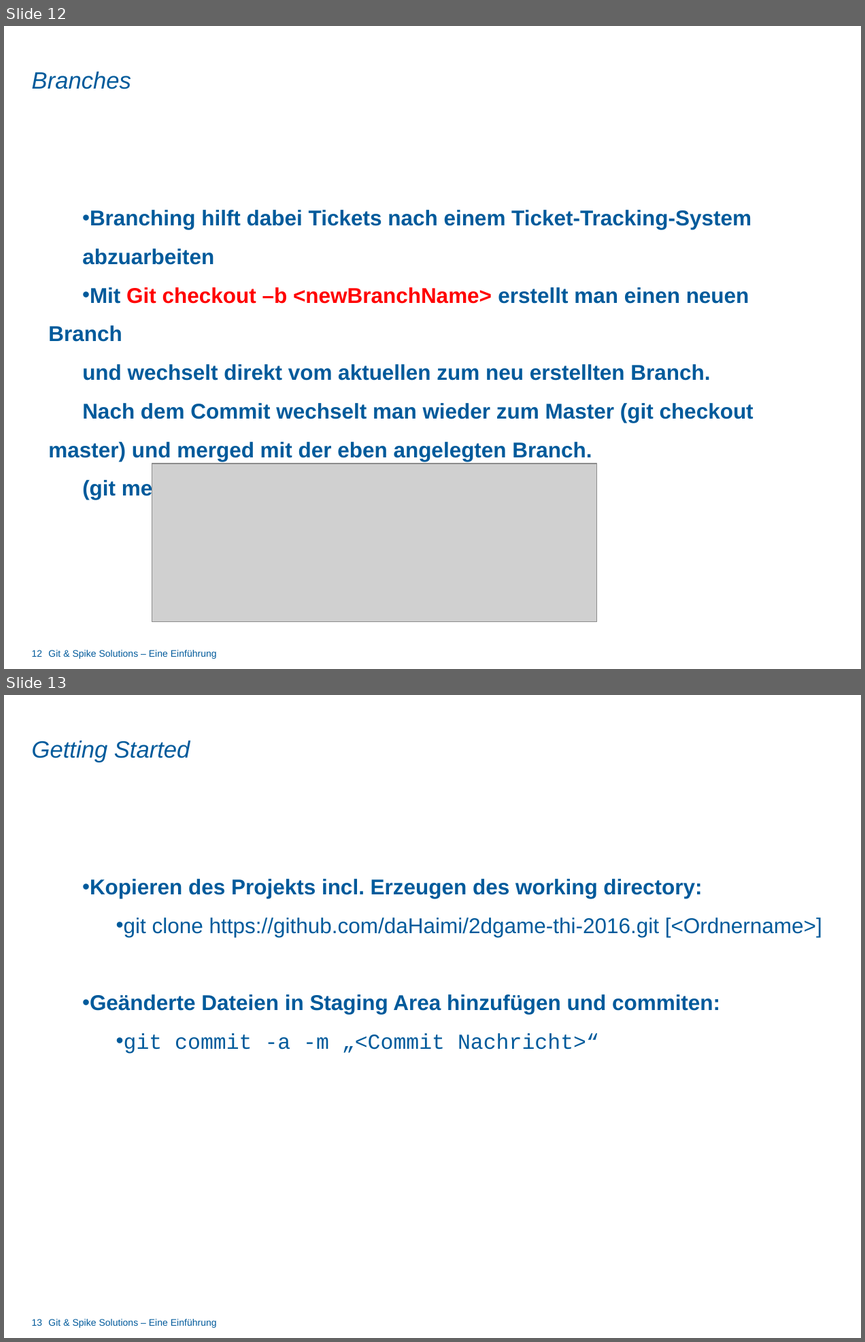
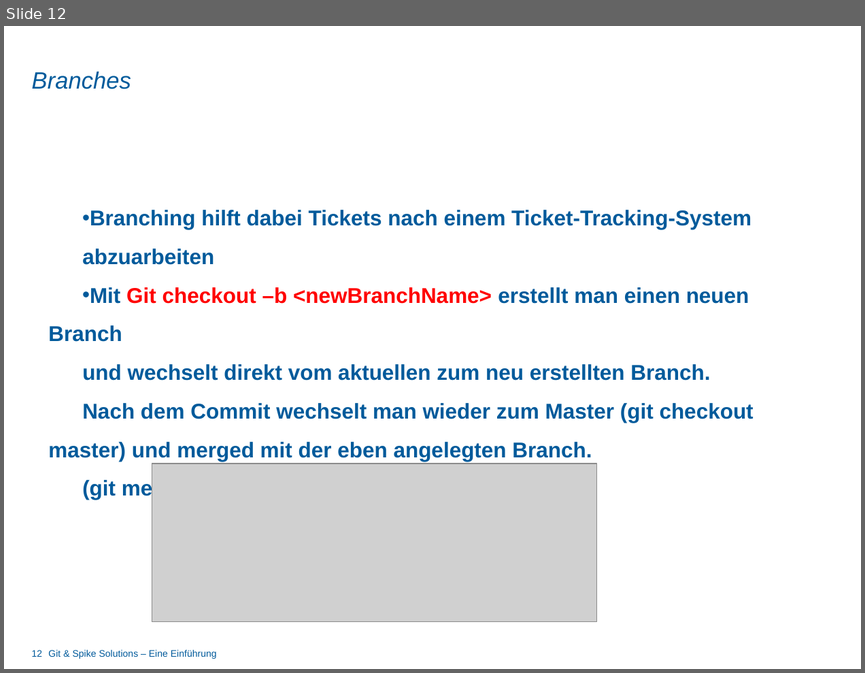
Before and after one commit to dot5343/TestRep, a slide deck: git_vortrag.pptx. Shown one above the other, each under a label of ours: slides 12 and 13 before the commit, slide 12 after it. The pictures are 865x1342 and 865x673 pixels, drawn with LibreOffice and Linux fonts; fonts in the diff are those of the drawing; grey boxes stand for pictures; background and template pictures are left out. Boxes give left, top, right and bottom in pixels: in the first picture for what was removed or moved away, otherwise in the second. Text is boxed around its words. In the diff, an @@ line names an element or a change of style, - is before the commit and + after.

Commit message:
Agenda hinzugefügt; Git Grundkonfiguration mit Getting starded zusammengefasst; Spike Solutions zusammengefasst; Diverse Vormulierungsänderungen;

```diff
--- a/git_vortrag.pptx
+++ b/git_vortrag.pptx
@@ slide 13 removed at (4, 695, 861, 1338), background picture (left out); not listed: 1 template element that a slide beside it also shows @@
@@ title removed at (32, 741, 190, 762) @@
-Getting Started
@@ text removed at (90, 879, 822, 1053) @@
-• Kopieren des Projekts incl. Erzeugen des working directory:
-  • git clone https://github.com/daHaimi/2dgame-thi-2016.git [<Ordnername>]
-• Geänderte Dateien in Staging Area hinzufügen und commiten:
-  • git commit -a -m „<Commit Nachricht>“
@@ page number removed at (32, 1319, 43, 1325) @@
-13
```
Also in this commit, not shown: 9 slides changed, 1 slide added.
